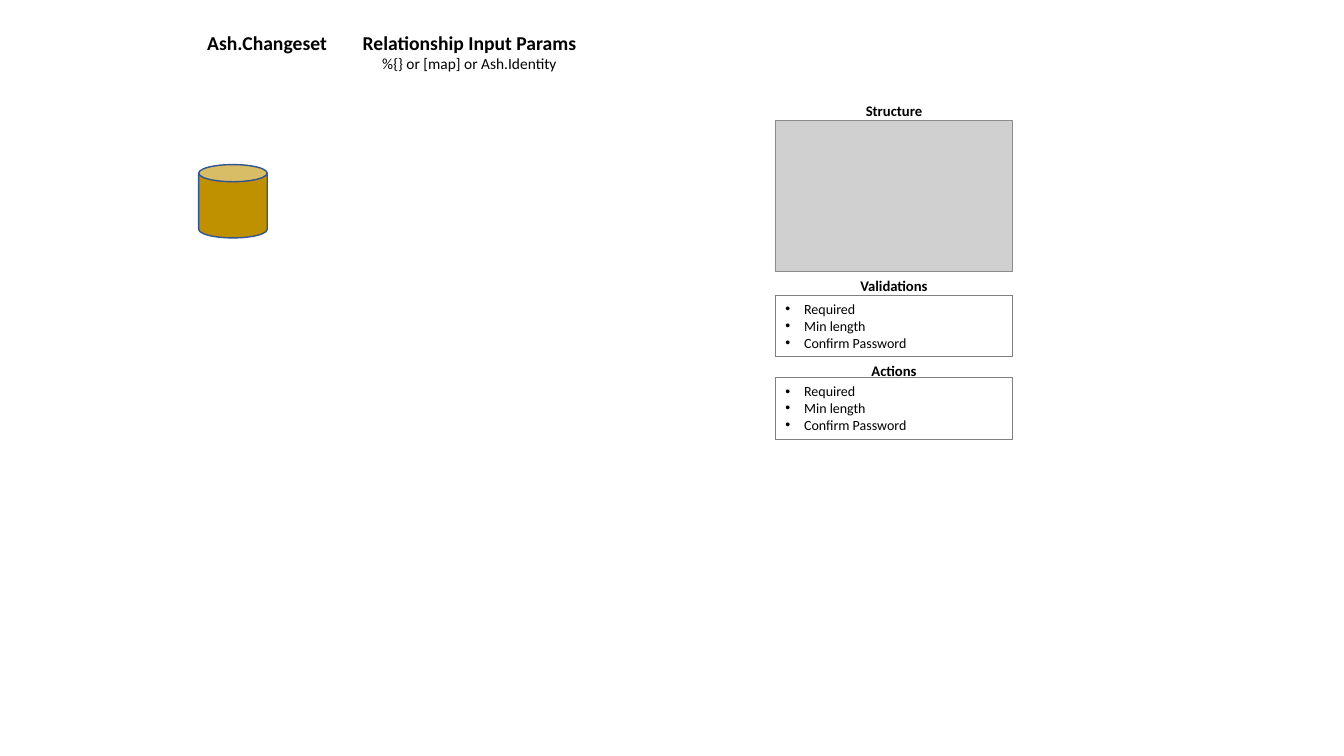
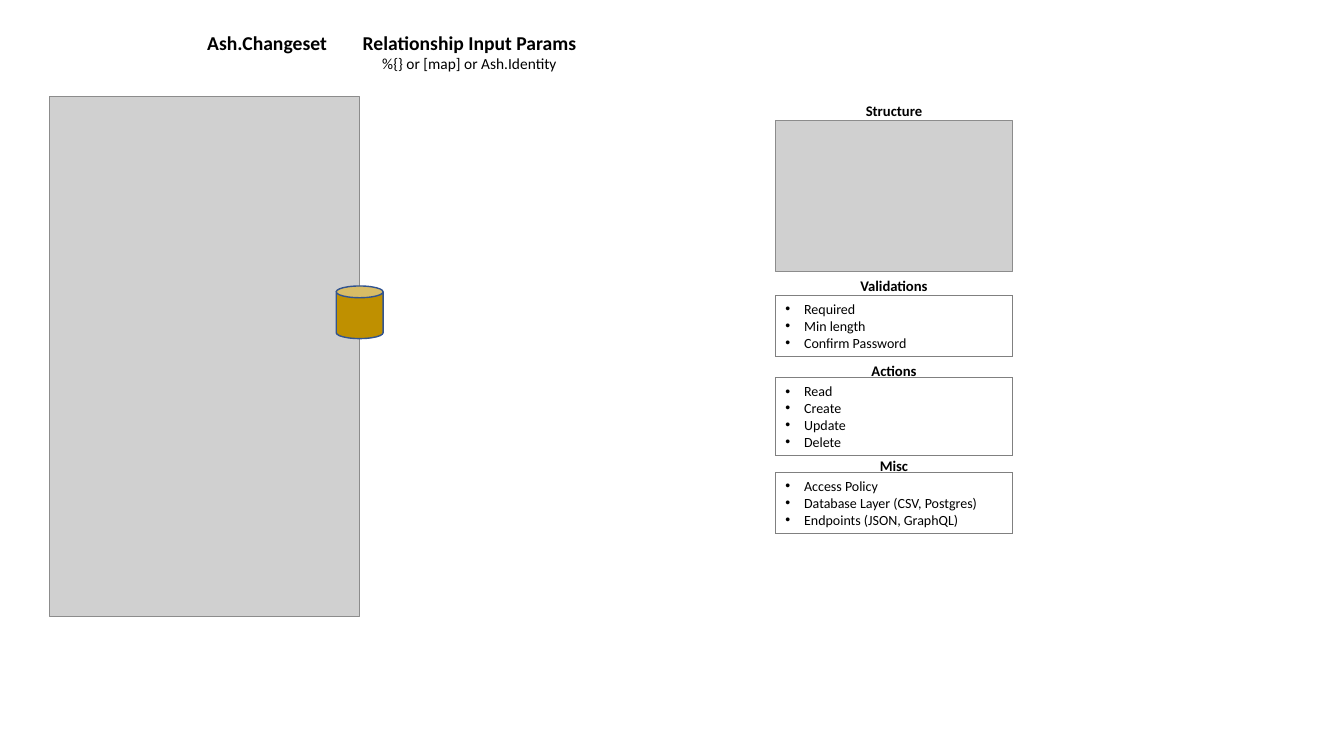
Before and after one commit to mrjbj/form_validator, a slide deck: slide 14 of notebook/Manage_Relationship.pptx. Drawn at 1344x756 pixels with LibreOffice and Linux fonts; fonts in the diff are those of the drawing; grey boxes stand for pictures. Boxes give left, top, right and bottom in pixels: in the first picture for what was removed or moved away, otherwise in the second. Text is boxed around its words. In the diff, an @@ line names an element or a change of style, - is before the commit and + after.

```diff
--- a/notebook/Manage_Relationship.pptx
+++ b/notebook/Manage_Relationship.pptx
@@ picture added at [49, 97, 360, 617] @@
@@ cylinder: place and size @@
-cylinder at [199, 164, 267, 238]
+cylinder at [337, 286, 384, 339]
@@ rectangle "Read": place and size @@
-rectangle "Read" at [775, 378, 1012, 440]
+rectangle "Read" at [775, 378, 1012, 456]
@@ text in rectangle at [804, 386, 846, 447]: text changed @@
-• Required
-• Min length
-• Confirm Password
+• Read
+• Create
+• Update
+• Delete
@@ rectangle added at [775, 473, 1012, 534], outline #808080 0.75 pt, 10 pt, text #000000 @@
+• Access Policy
+• Database Layer (CSV, Postgres)
+• Endpoints (JSON, GraphQL)
@@ text added at [880, 460, 908, 473], 10.5 pt, text #000000, bold @@
+Misc
```
Also in this commit, not shown: 2 other files.
